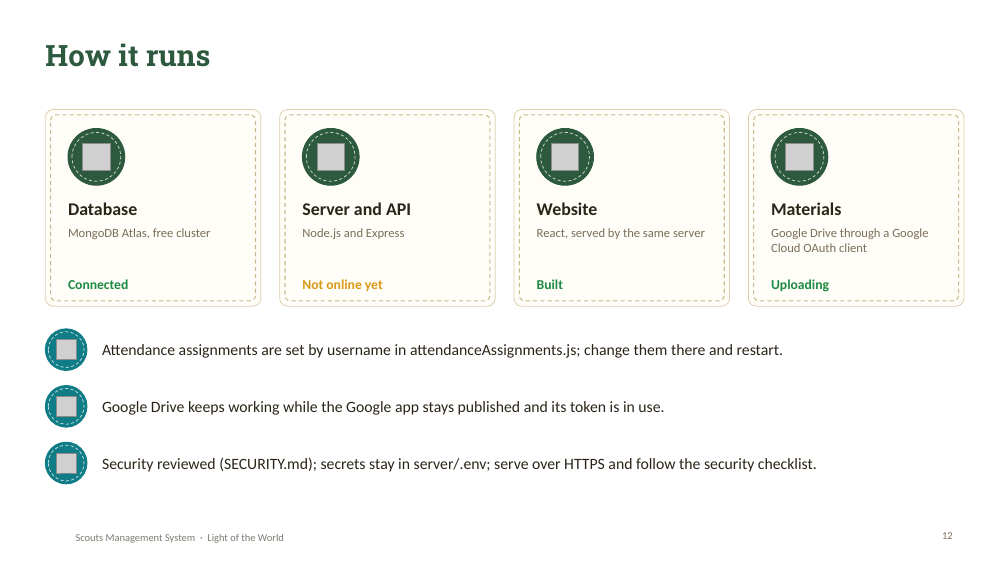
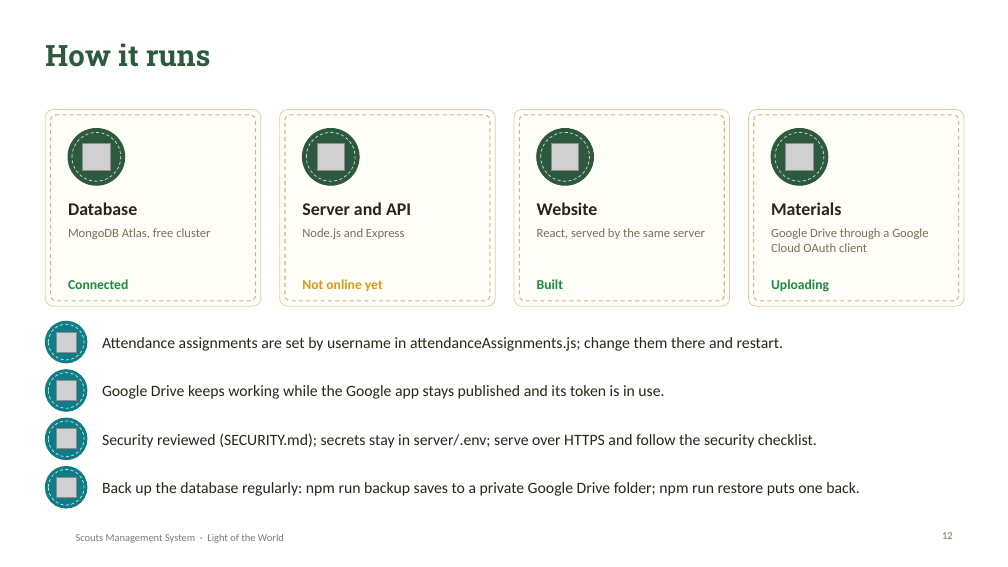
Before and after one commit to SamuelAtef123/Scouts-Management-System-Web-App, a slide deck: slide 12 of docs/Scouts-Project-Presentation.pptx. Drawn at 1008x567 pixels with LibreOffice and Linux fonts; fonts in the diff are those of the drawing; grey boxes stand for pictures; background and template pictures are left out. Boxes give left, top, right and bottom in pixels: in the first picture for what was removed or moved away, otherwise in the second. Text is boxed around its words. In the diff, an @@ line names an element or a change of style, - is before the commit and + after.

Commit message:
Add database backup and restore commands
- npm run backup saves the whole database (members with photos, events,
  attendance, tasks) as one compressed file in a private 'Scouts - backups'
  folder in the app's Google Drive; --to <folder> saves on the computer.
- npm run restore lists the backups and puts one back after typing RESTORE,
  first saving a safety copy of the current data.
- README, .env example, report and presentation updated.

```diff
--- a/docs/Scouts-Project-Presentation.pptx
+++ b/docs/Scouts-Project-Presentation.pptx
@@ 2 ellipses, 1 picture, 1 text moved together from (x1=45, y1=329, x2=783, y2=371) to (x1=45, y1=321, x2=783, y2=363) @@
@@ 2 ellipses, 1 picture, 1 text moved together from (x1=45, y1=386, x2=664, y2=427) to (x1=45, y1=370, x2=664, y2=411) @@
@@ 2 ellipses, 1 picture, 1 text moved together from (x1=45, y1=442, x2=817, y2=484) to (x1=45, y1=418, x2=817, y2=460) @@
@@ ellipse added at (x1=45, y1=467, x2=87, y2=508), fill #0F7C86, outline #0F7C86 1 pt @@
@@ ellipse added at (x1=48, y1=470, x2=84, y2=505), outline #FFFFFF 0.75 pt dashed @@
@@ picture added at (x1=56, y1=477, x2=76, y2=497) @@
@@ text added at (x1=102, y1=482, x2=860, y2=496), 15 pt, text #2B2418 @@
+Back up the database regularly: npm run backup saves to a private Google Drive folder; npm run restore puts one back.
```
Also in this commit, not shown: 12 other files.
